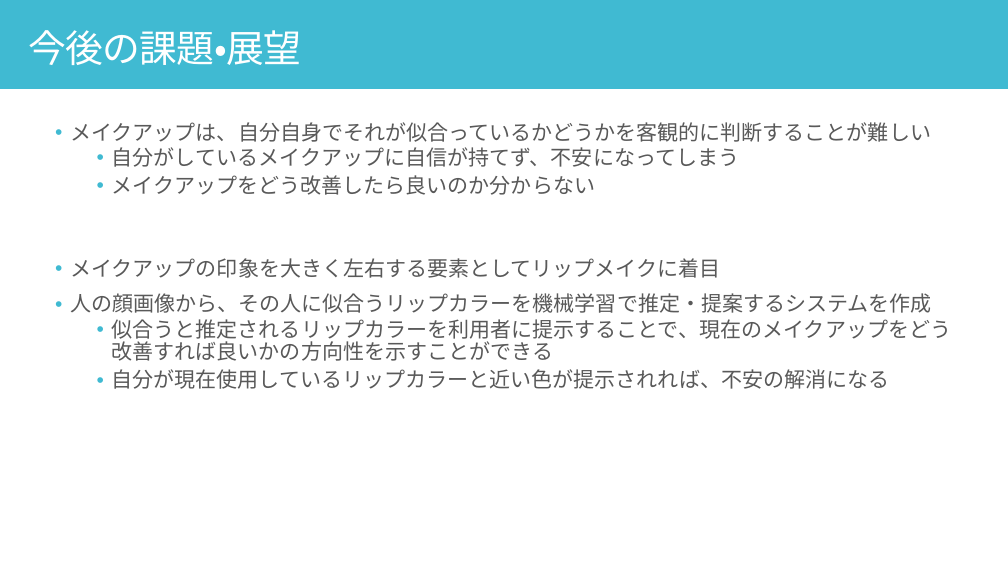
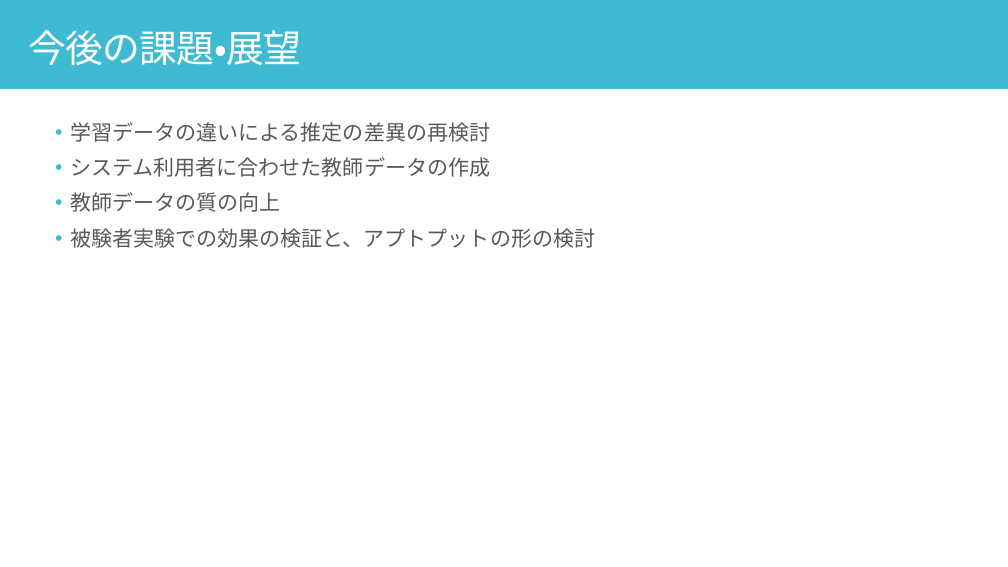
Before and after one commit to yuu5322/sci23, a slide deck: slide 15 of 口頭試問.pptx. Drawn at 1008x567 pixels with LibreOffice and Linux fonts; fonts in the diff are those of the drawing. Boxes give left, top, right and bottom in pixels: in the first picture for what was removed or moved away, otherwise in the second. Text is boxed around its words. In the diff, an @@ line names an element or a change of style, - is before the commit and + after.

Commit message:
update

```diff
--- a/口頭試問.pptx
+++ b/口頭試問.pptx
@@ text at bbox=[70, 122, 595, 248]: text changed @@
-• メイクアップは、自分自身でそれが似合っているかどうかを客観的に判断することが難しい
-  • 自分がしているメイクアップに自信が持てず、不安になってしまう
-  • メイクアップをどう改善したら良いのか分からない
-• メイクアップの印象を大きく左右する要素としてリップメイクに着目
-• 人の顔画像から、その人に似合うリップカラーを機械学習で推定・提案するシステムを作成
-  • 似合うと推定されるリップカラーを利用者に提示することで、現在のメイクアップをどう改善すれば良いかの方向性を示すことができる
-  • 自分が現在使用しているリップカラーと近い色が提示されれば、不安の解消になる
+• 学習データの違いによる推定の差異の再検討
+• システム利用者に合わせた教師データの作成
+• 教師データの質の向上
+• 被験者実験での効果の検証と、アプトプットの形の検討
```
Also in this commit, not shown: 1 other slide changed, 4 slides added.
